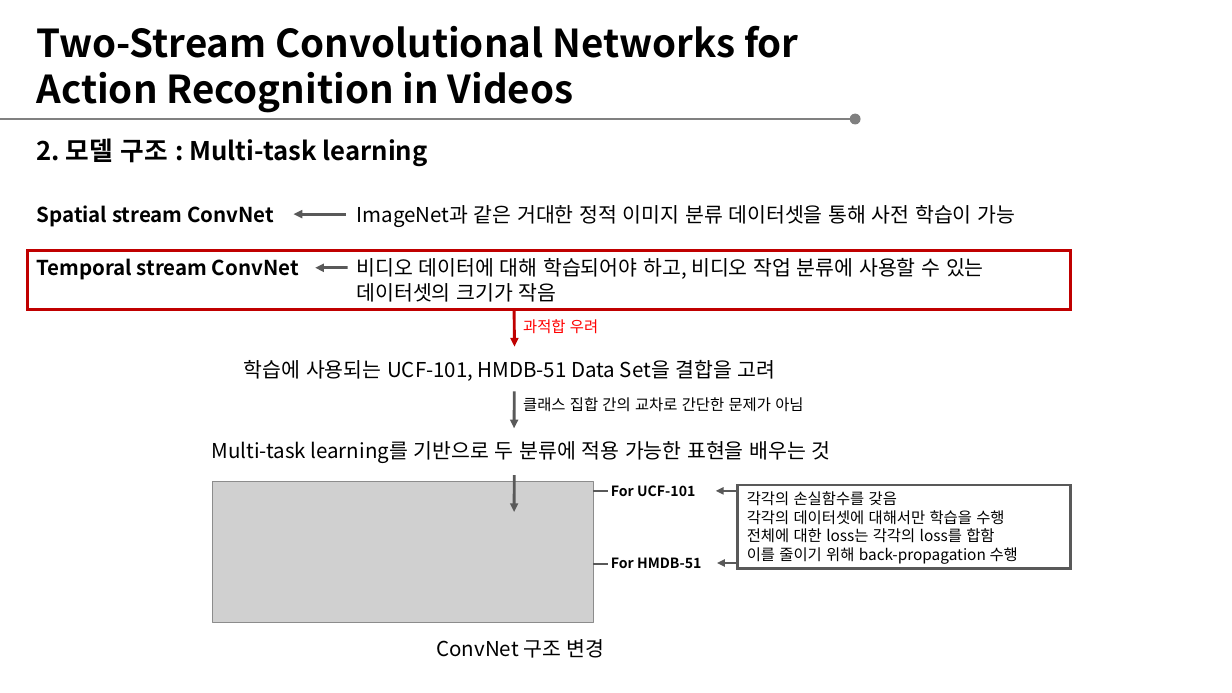
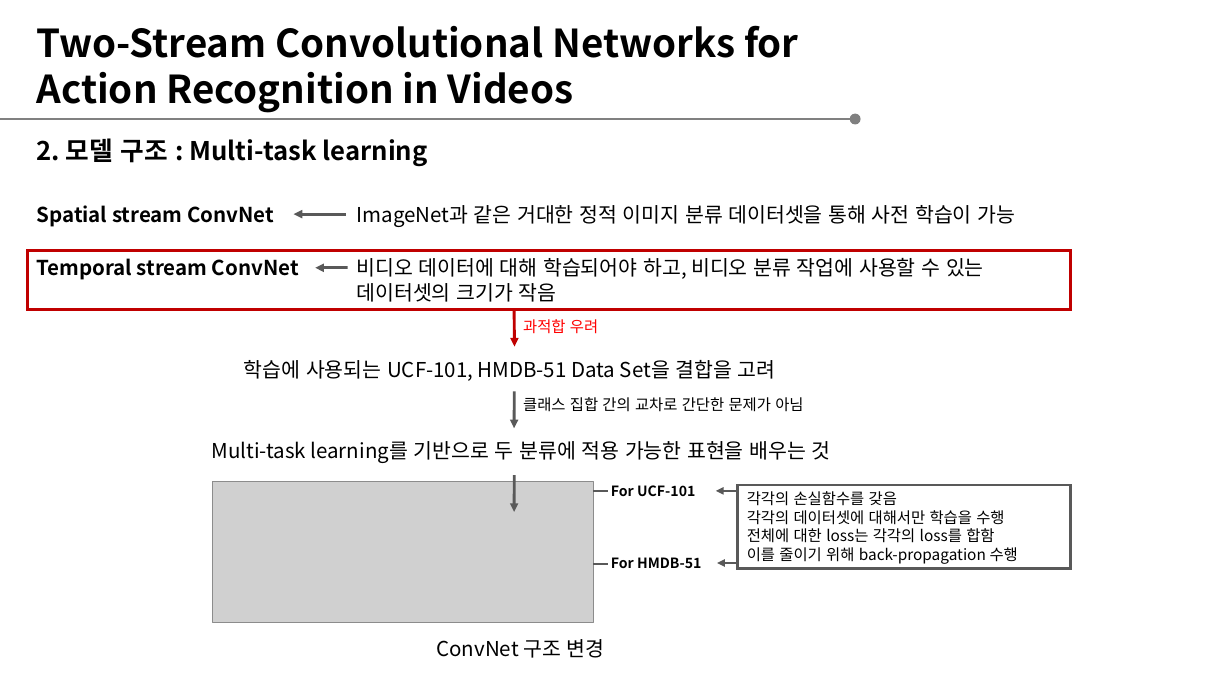
Before and after one commit to JoSihun/Multi-Person-Video-Recognition, a slide deck: slide 4 of document/02_연구자료/01_Two Stream ConvNet for Action Recognition(최종)_염동빈.pptx. Drawn at 1232x693 pixels with LibreOffice and Linux fonts; fonts in the diff are those of the drawing; grey boxes stand for pictures. Boxes give left, top, right and bottom in pixels: in the first picture for what was removed or moved away, otherwise in the second. Text is boxed around its words. In the diff, an @@ line names an element or a change of style, - is before the commit and + after.

```diff
--- a/document/02_연구자료/01_Two Stream ConvNet for Action Recognition(최종)_염동빈.pptx
+++ b/document/02_연구자료/01_Two Stream ConvNet for Action Recognition(최종)_염동빈.pptx
@@ text at <box>357,258,984,302</box>: text changed @@
-비디오 데이터에 대해 학습되어야 하고, 비디오 작업 분류에 사용할 수 있는 데이터셋의 크기가 작음
+비디오 데이터에 대해 학습되어야 하고, 비디오 분류 작업에 사용할 수 있는 데이터셋의 크기가 작음
```
Also in this commit, not shown: 1 slide removed, 3 other files.
